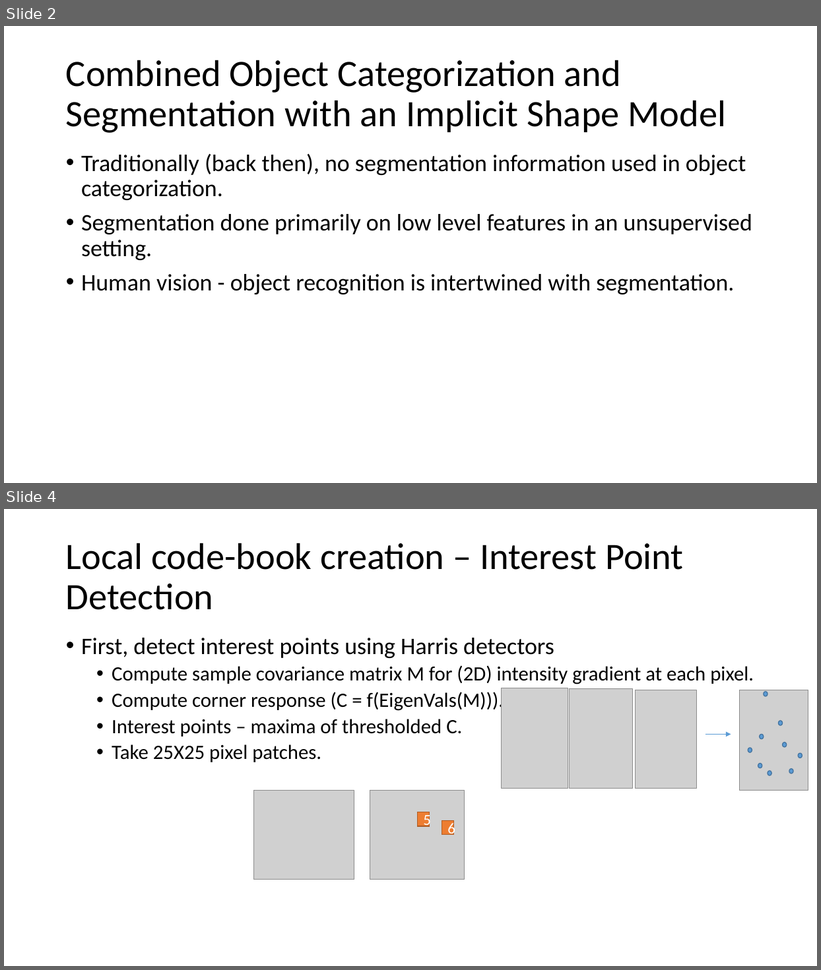
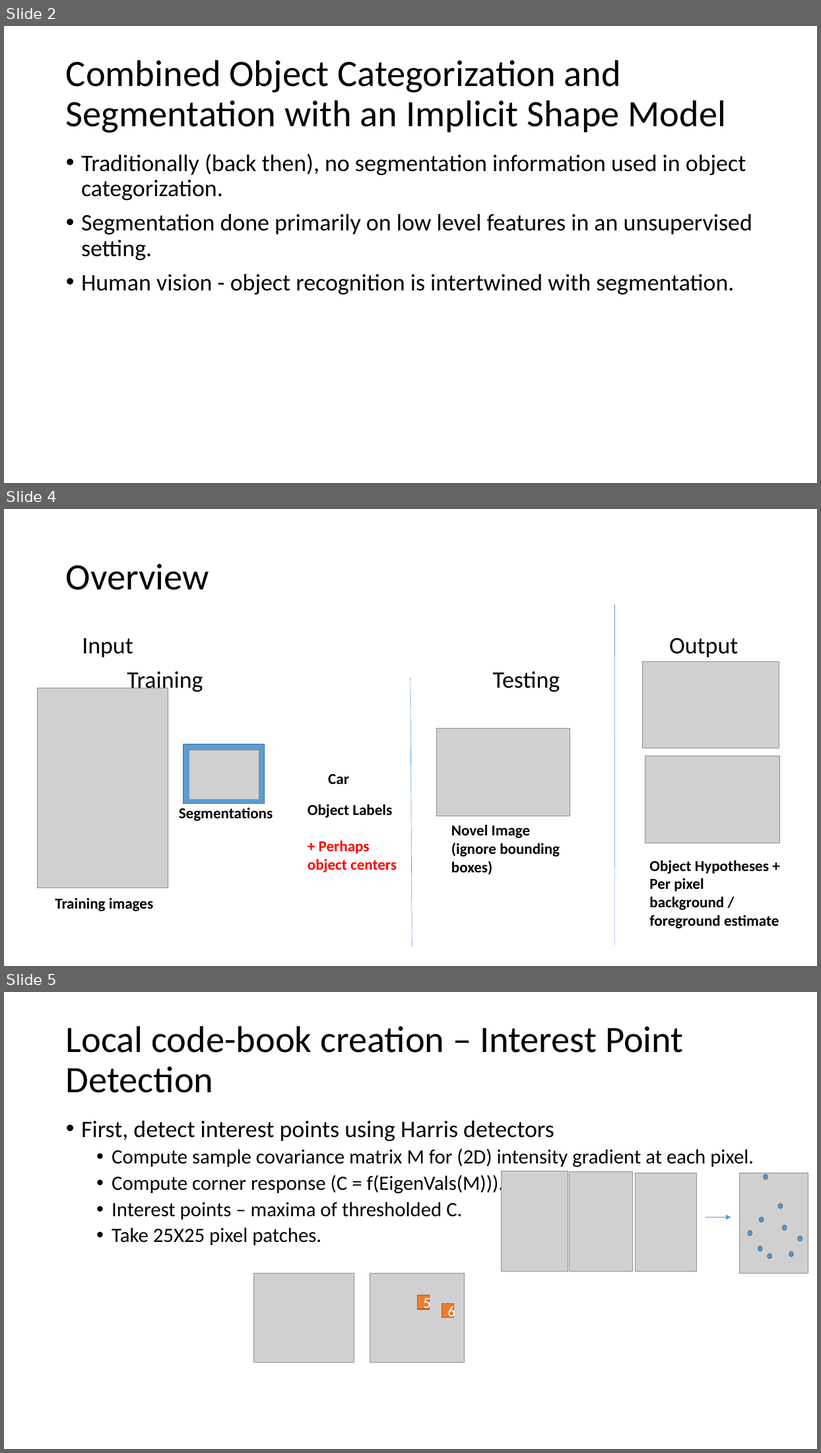
Before and after one commit to indivisibleatom/lectureNotes, a slide deck: sources/Leibe_Categorize_Segment.pptx. Shown one above the other, each under a label of ours: slides 2 and 4 before the commit, slides 2, 4 and 5 after it; the slides between them are not shown. The pictures are 821x970 and 821x1453 pixels, drawn with LibreOffice and Linux fonts; fonts in the diff are those of the drawing; grey boxes stand for pictures. Boxes give left, top, right and bottom in pixels: in the first picture for what was removed or moved away, otherwise in the second. Text is boxed around its words. In the diff, an @@ line names an element or a change of style, - is before the commit and + after.

```diff
--- a/sources/Leibe_Categorize_Segment.pptx
+++ b/sources/Leibe_Categorize_Segment.pptx
@@ slide 4 added at (4,509,817,966), background #FFFFFF @@
@@ title added at (66,564,209,590), 44 pt, text #000000 @@
+Overview
@@ line added from (615, 605) to (614, 946), #5B9BD5 0.5 pt @@
@@ text added at (82,638,738,692), 28 pt, text #000000 @@
+Input Output
+Training Testing
@@ picture added at (643,662,780,749) @@
@@ line added from (411, 677) to (412, 947), #5B9BD5 0.5 pt @@
@@ picture added at (38,688,168,889) @@
@@ rectangle added at (184,744,265,803), fill #5B9BD5, outline #43739E 1 pt @@
@@ picture added at (436,729,570,817) @@
@@ picture added at (189,751,259,800) @@
@@ picture added at (646,756,781,843) @@
@@ text added at (328,774,349,784), 18 pt, text #000000, bold @@
+Car
@@ text added at (308,804,397,873), 18 pt, text #FF0000, bold @@
+Object Labels
++ Perhaps
+object centers
@@ text added at (179,807,273,821), 18 pt, text #000000, bold @@
+Segmentations
@@ text added at (451,824,560,875), 18 pt, text #000000, bold @@
+Novel Image
+(ignore bounding
+boxes)
@@ text added at (649,860,779,929), 18 pt, text #000000, bold @@
+Object Hypotheses +
+Per pixel background / foreground estimate
@@ text added at (55,898,153,912), 18 pt, text #000000, bold @@
+Training images
@@ what was slide 4 is now slide 5 @@
```
Also in this commit, not shown: 4 slides changed, 2 other slides added, 1 other file.
